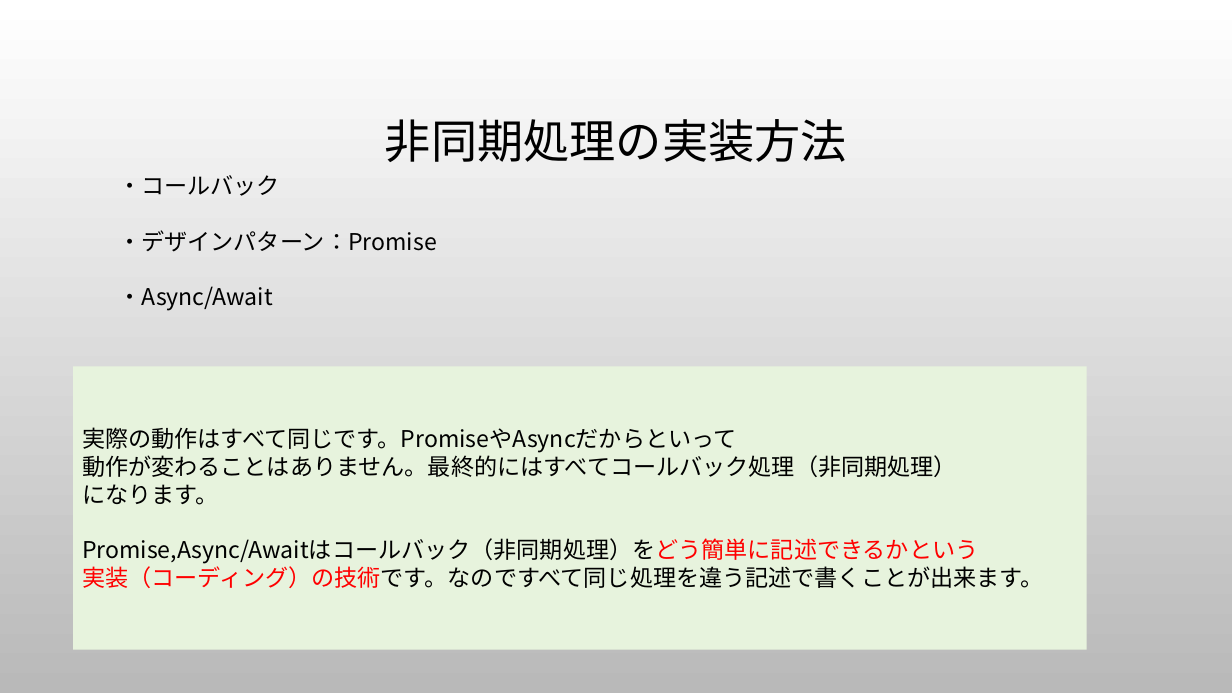
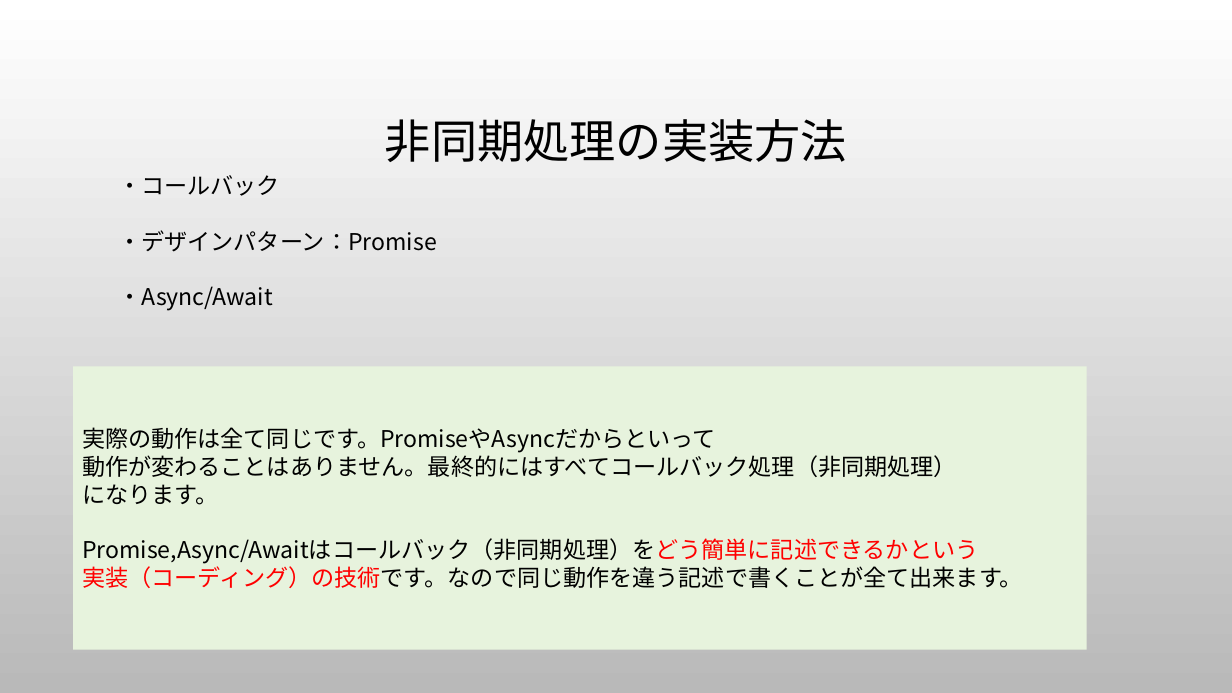
Before and after one commit to hideki-uemura/jsasync_question, a slide deck: slide 13 of 本当は難しいJavaScriptの話.pptx. Drawn at 1232x693 pixels with LibreOffice and Linux fonts; fonts in the diff are those of the drawing; background and template pictures are left out. Boxes give left, top, right and bottom in pixels: in the first picture for what was removed or moved away, otherwise in the second. Text is boxed around its words. In the diff, an @@ line names an element or a change of style, - is before the commit and + after.

```diff
--- a/本当は難しいJavaScriptの話.pptx
+++ b/本当は難しいJavaScriptの話.pptx
@@ text in rectangle at (82,427,716,453): text changed @@
-実際の動作はすべて同じです。PromiseやAsyncだからといって
+実際の動作は全て同じです。PromiseやAsyncだからといって
@@ text in rectangle at (82,563,1023,588): text changed @@
-実装（コーディング）の技術です。なのですべて同じ処理を違う記述で書くことが出来ます。
+実装（コーディング）の技術です。なので同じ動作を違う記述で書くことが全て出来ます。
```
Also in this commit, not shown: 10 other slides changed, 1 slide added.
